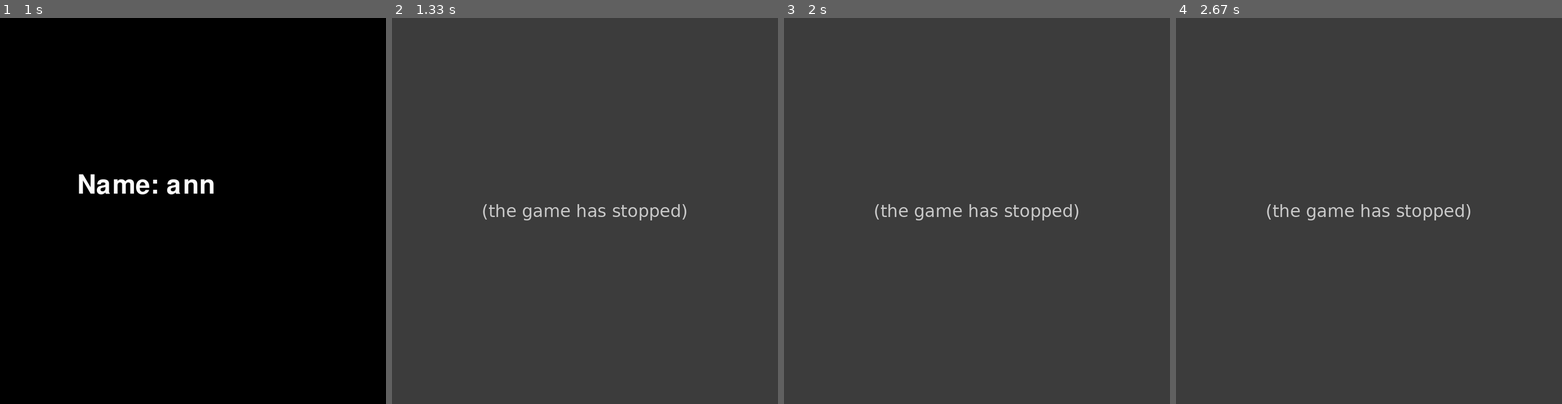
Above: before the commit, frames 1-4 (left to right).
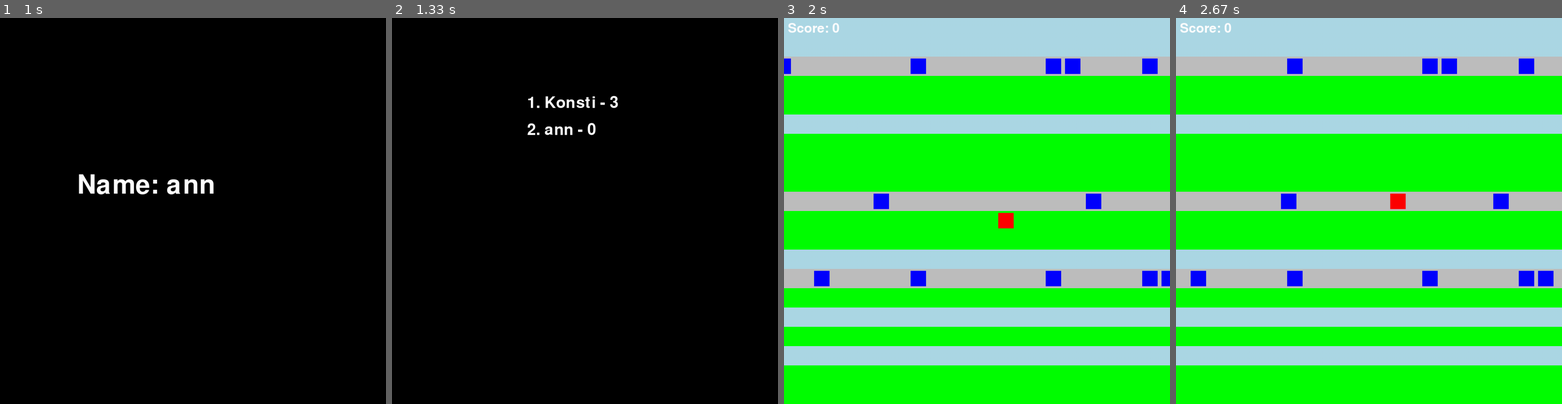
Above: after the commit, the same moments.

Repository: Konsti2709/Crossy-Road-Pygame
Game: pygame game, started from crossyroad.py
Same seed, same stepped clock (60 frames per second), same inputs: the game is played once before the commit and once after it.
Inputs:
- Up to frame 1 (1 s): tap W at 0.33 s; type "ann" at 0.67 s
- Up to frame 2 (1.33 s): tap Enter at 1 s; tap H at 1.22 s
- Up to frame 3 (2 s): tap Enter at 1.55 s; hold Right from 1.88 s (still down)
- Up to frame 4 (2.67 s): release Right at 2.35 s; hold Up from 2.43 s (still down)

Frame 1 is identical in both runs. In frame 2, 100% of the frame differs, in the area x 0-100%, y 0-100%; in frame 3, 100%; in frame 4, 100%.
Error before the commit: UnboundLocalError: cannot access local variable 'highscore' where it is not associated with ...; the game stopped at 1.23 s (later frames are placeholders)

Commit message:
SQLite Anbindung fertiggestellt
- highscore.py von json zu SQLite-Anbindung geändert
- Code in crossyroad.py umgeschrieben für das neue System

Diff:
--- a/crossyroad.py
+++ b/crossyroad.py
@@ -259,10 +259,9 @@
     y_position = 200
 
     # Tabelle zeichnen
-    for highscore in highscore.highscores:
-        platzierung = highscore.highscores.index(highscore) + 1
-        name = highscore["name"]
-        score = highscore["score"]
+    for i, h in enumerate(highscore.top_10_laden()):
+        platzierung = i + 1
+        name, score = h
         text = str(platzierung) + ". " + name + " - " + str(score)
         text_anzeigen(text, 60, (BREITE // 2 - 150, y_position))
         y_position += 70
@@ -371,7 +370,7 @@
 
     if game_over and not top_10_gecheckt:
         # Prüfen, ob Score in Top 10 ist
-        if len(highscore.highscores) < highscore.max_highscores_anzahl or score > highscore.highscores[-1]["score"]:
+        if highscore.ist_top_10(score):
             name_eingabe = True
 
         else:
--- a/crossyroad_highscores.json
+++ /dev/null
@@ -1 +0,0 @@
-[{"name": "Konsti", "score": 10}]
--- a/highscore.py
+++ b/highscore.py
@@ -1,42 +1,45 @@
-import json
+import sqlite3
 
-highscores = []
-max_highscores_anzahl = 10
-
-def highscore_hinzufügen(name, neuer_score):
-    global highscores
-
-    # Neuen Score zu Zahl umwandeln
-    neuer_score = int(neuer_score)
-
-    # Name und Score zur Highscoreliste hinzufügen
-    highscores.append({"name": name, "score": neuer_score})
-
-    # Highscores sortieren
-    for i in range(len(highscores)):
-        for j in range(i + 1, len(highscores)):
-            if highscores[j]["score"] > highscores[i]["score"]:
-                highscores[i], highscores[j] = highscores[j], highscores[i]
-
-    # Highscoreliste auf max Anzahl kürzen
-    highscores = highscores[:max_highscores_anzahl]
-
-    # Speichern
-    highscore_liste_speichern()
+conn = sqlite3.connect("crossyroad_highscores.db")
+cursor = conn.cursor()
 
 
-def highscore_liste_speichern():
-    with open("crossyroad_highscores.json", "w") as datei:
-        json.dump(highscores, datei)
+cursor.execute("""
+CREATE TABLE IF NOT EXISTS Highscores (
+    id INTEGER PRIMARY KEY AUTOINCREMENT,
+    name TEXT,
+    score INTEGER
+)
+""")
+
+conn.commit()
 
 
-def highscore_liste_laden():
-    global highscores
-    # Highscores aus Datei laden
-    try:
-        highscore_liste_laden()
+def highscore_hinzufügen(name, score):
+    cursor.execute(
+        "INSERT INTO Highscores (name, score) VALUES (?, ?)",
+        (name, int(score))
+    )
+    conn.commit()
 
-        for highscore in highscores:
-            highscore["score"] = int(highscore["score"])
-    except:
-        highscore_liste_speichern()
+
+def top_10_laden():
+    cursor.execute(
+        "SELECT name, score FROM Highscores ORDER BY score DESC LIMIT 10"
+    )
+
+    return cursor.fetchall()
+
+
+def ist_top_10(score):
+    cursor.execute(
+        "SELECT name, score FROM Highscores ORDER BY score DESC LIMIT 10"
+    )
+
+    top_10_scores = cursor.fetchall()
+
+
+    if len(top_10_scores) < 10:
+        return True
+
+    return score > top_10_scores[-1][0]
Binary file added: crossyroad_highscores.db
Not shown, added: crossyroad_highscores.sqbpro
